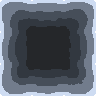
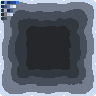
Comparing the layer stacks of the two (96, 96) images. Changes:
showed "Layer 7" over (1, 1, 19, 20)
